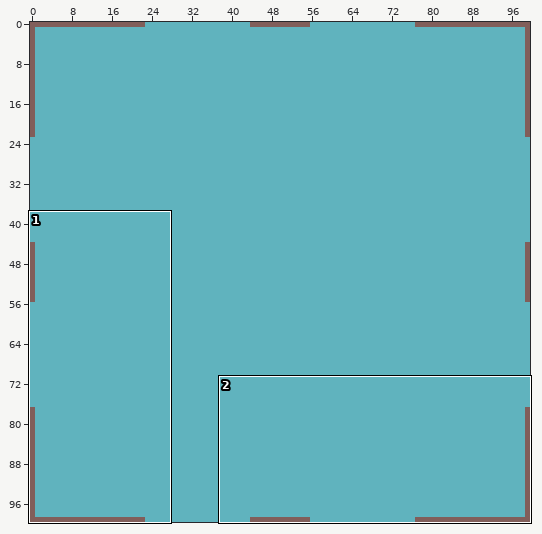
Two states of a pixel-art file, gfx/mapTile.ase. The first picture is a wide view before the edit; the outline marks the close-up.
Close-up. Before:
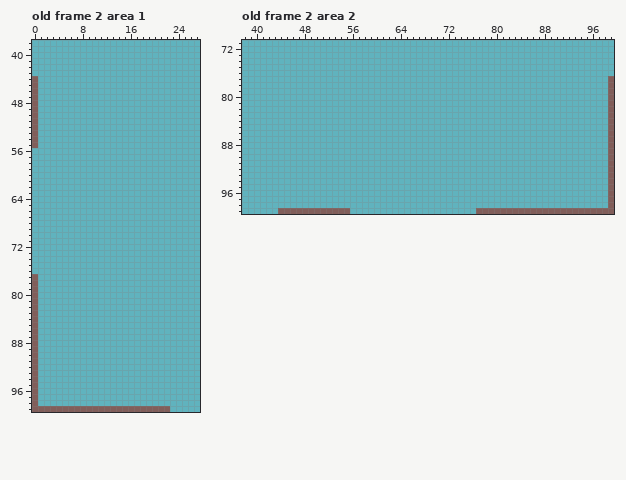
100x100 pixels, 2 frames. Shown: old frame 2 area 1: x 0..27, y 38..99; old frame 2 area 2: x 38..99, y 71..99. The commit also changed other frames or places, which this record leaves out.
And afterwards:
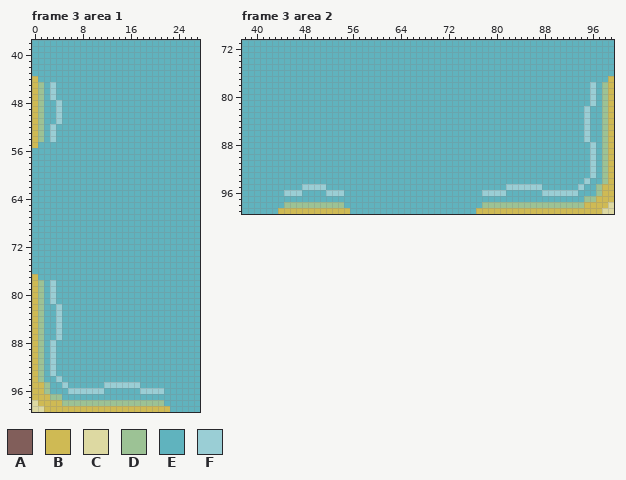
Palette (. is transparent): A #815e5a  B #cfba54  C #ddd9a2  D #9cc295  E #60b3be  F #9aced5
A new or re-ordered frame is compared with the old frame closest to it.
Edits made:
frames 2 -> 3
layer "Layer 1" now shown
Changed rows in their new state; - is an unchanged pixel.
Frame 3 area 1 is new; against old frame 2, layers "Layer 2", "Layer 1":
first column x 0:
 44 B----
 45 BD-F-
 46 BD-F-
 47 BD-F-
 48 BD--F
 49 BD--F
 50 BD--F
 51 BD--F
 52 BD-F-
 53 BD-F-
 54 BD-F-
 55 B----
first column x 0:
 77 B----------------------
 78 BD-F-------------------
 79 BD-F-------------------
 80 BD-F-------------------
 81 BD-F-------------------
 82 BD--F------------------
 83 BD--F------------------
 84 BD--F------------------
 85 BD--F------------------
 86 BD--F------------------
 87 BD--F------------------
 88 BD-F-------------------
 89 BD-F-------------------
 90 BD-F-------------------
 91 BD-F-------------------
 92 BD-F-------------------
 93 BD-F-------------------
 94 BD--F------------------
 95 BBD--F------FFFFFF-----
 96 BBD---FFFFFF------FFFF-
 97 BBBDD------------------
 98 CBBBBDDDDDDDDDDDDDDDDD-
 99 CCBBBBBBBBBBBBBBBBBBBBB
Frame 3 area 2 is new; against old frame 2, layers "Layer 2", "Layer 1":
first column x 44:
 77 -------------------------------------------------------B
 78 ----------------------------------------------------F-DB
 79 ----------------------------------------------------F-DB
 80 ----------------------------------------------------F-DB
 81 ----------------------------------------------------F-DB
 82 ---------------------------------------------------F--DB
 83 ---------------------------------------------------F--DB
 84 ---------------------------------------------------F--DB
 85 ---------------------------------------------------F--DB
 86 ---------------------------------------------------F--DB
 87 ---------------------------------------------------F--DB
 88 ----------------------------------------------------F-DB
 89 ----------------------------------------------------F-DB
 90 ----------------------------------------------------F-DB
 91 ----------------------------------------------------F-DB
 92 ----------------------------------------------------F-DB
 93 ----------------------------------------------------F-DB
 94 ---------------------------------------------------F--DB
 95 ----FFFF------------------------------FFFFFF------F--DBB
 96 -FFF----FFF-----------------------FFFF------FFFFFF---DBB
 97 ---------------------------------------------------DDBBB
 98 -DDDDDDDDDD-----------------------DDDDDDDDDDDDDDDDDBBBBC
 99 BBBBBBBBBBBB---------------------BBBBBBBBBBBBBBBBBBBBBCC
